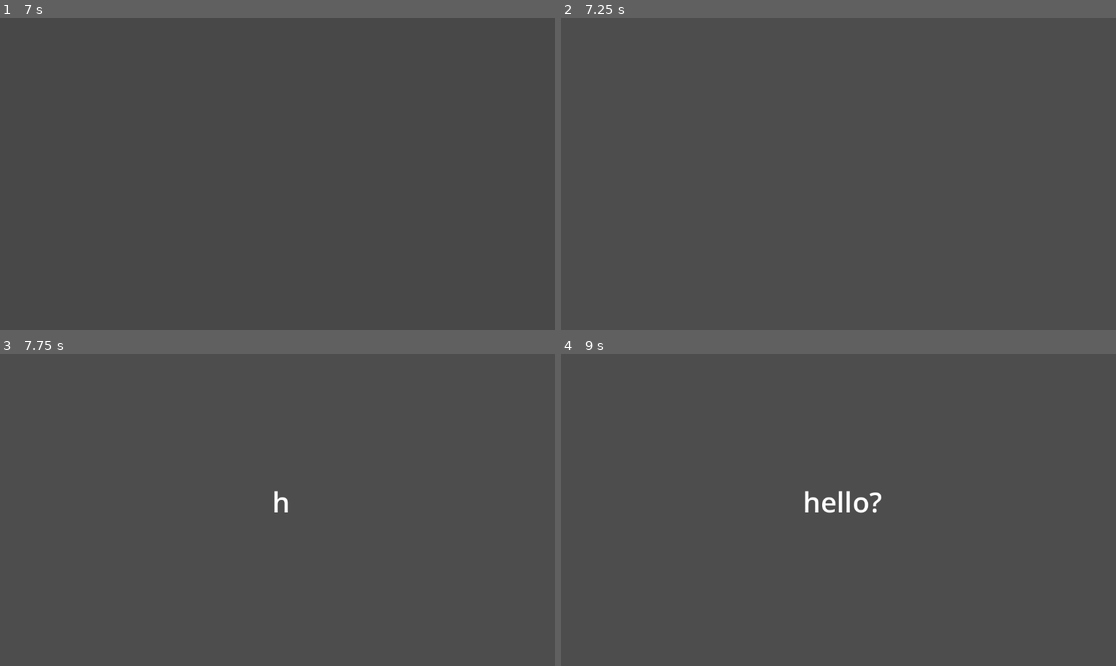
Above: before the commit, frames 1-4 (two rows, left to right).
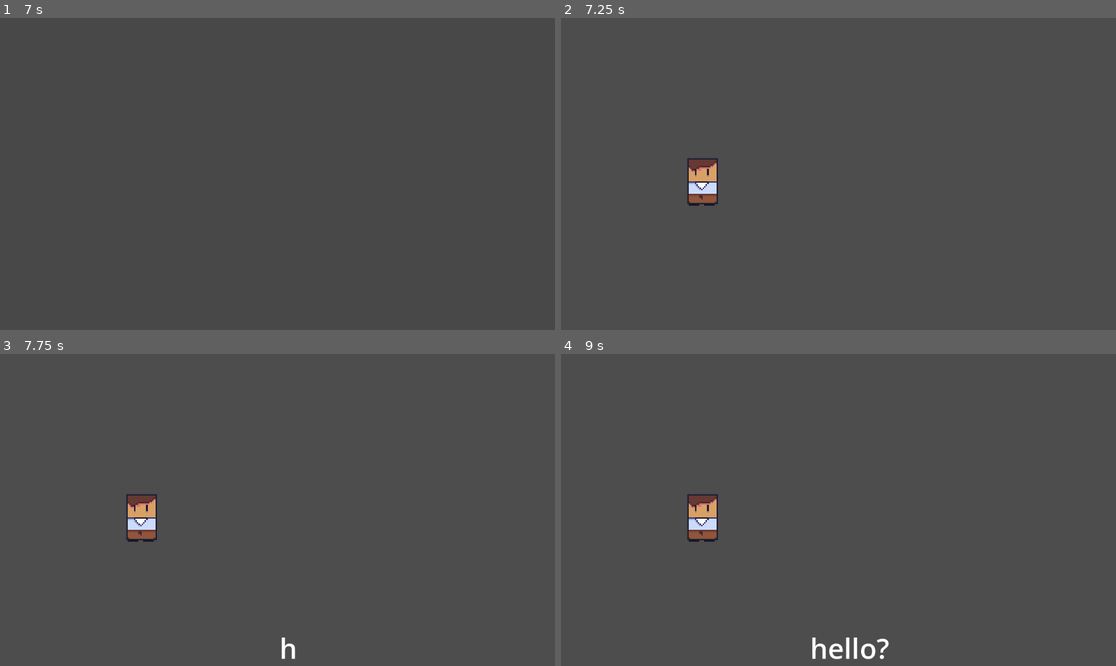
Above: after the commit, the same moments.

Repository: KenziiKen/STS_Gamified_V2
Game: Godot game, scene res://main_menu.tscn
The game is run twice, just before and just after one commit, with the same random seed, the same clock (stepped at 60 frames per second) and the same inputs.
Inputs:
- Up to frame 1 (7 s): click "CHAPTERS" at 0.5 s; click "< BACK" at 1.25 s; click "CREDITS" at 2 s; click "< BACK" at 2.75 s; click "START" at 3.5 s; click "START" at 4.25 s; hold D (right) 5.03-5.78 s; tap Enter at 5.75 s; hold S (down) 5.78-6.53 s; tap Space at 6.5 s; hold D (right) from 6.53 s (still down)
- Up to frame 2 (7.25 s): keep holding D (right)
- Up to frame 3 (7.75 s): release D (right) at 7.28 s; hold Up (ui_up) from 7.28 s (still down)
- Up to frame 4 (9 s): release Up (ui_up) at 8.03 s; hold A (left) from 8.03 s (still down)

Frame 1 is identical in both runs. In frame 2, 0.8% of the frame differs, in the area x 22-29%, y 44-61%; in frame 3, 1.0%; in frame 4, 1.6%, in the area x 22-60%, y 43-98%.

Commit message:
character stopping in cutscene script, removed redundant scripts, music during cutscene but was later removed

Diff:
--- a/alex.tscn
+++ b/alex.tscn
@@ -20,5 +20,4 @@
 shape = SubResource("RectangleShape2D_mfg46")
 
 [node name="Camera2D" type="Camera2D" parent="." unique_id=2109885875]
-visible = false
 zoom = Vector2(2.31, 2.31)
--- a/chapter.gd
+++ b/chapter.gd
@@ -6,6 +6,6 @@
 	pass # Replace with function body.
 
 func _on_back_pressed() -> void:
-	fade.transition_to_scene("res://main_menu.tscn")
+	#fade.transition_to_scene("res://main_menu.tscn")
 	get_tree().change_scene_to_file("res://main_menu.tscn")
 	pass # Replace with function body.
--- a/control.gd
+++ b/control.gd
@@ -1,16 +1,9 @@
 extends Control
-
 
 # Called when the node enters the scene tree for the first time.
 func _ready() -> void:
 	pass # Replace with function body.
 
-
-# Called every frame. 'delta' is the elapsed time since the previous frame.
-func _process(delta: float) -> void:
-	pass
-
-
 func _on_back_pressed() -> void:
 	get_tree().change_scene_to_file("res://main_menu.tscn")
 	pass # Replace with function body.
--- a/fade.gd
+++ b/fade.gd
@@ -1,11 +1,9 @@
 extends CanvasLayer
 @onready var color_rect: ColorRect = $ColorRect
-
 
 # Called when the node enters the scene tree for the first time.
 func _ready() -> void:
 	color_rect.color.a = 0.0
-	pass
 
 func fade_(target_alpha: float, duration: float = 1.0):
 	var tween = create_tween()
--- a/main_menu.gd
+++ b/main_menu.gd
@@ -6,13 +6,11 @@
 	pass # Replace with function body.
 
 func _on_start_pressed() -> void:
-	#fade.transition_to_scene("res://cutscn_1.tscn")
 	fade.transition_to_scene("res://scene_1.tscn")
 
 func _on_chapts_pressed() -> void:
 	#fade.transition_to_scene("res://chapter.tscn")
 	get_tree().change_scene_to_file("res://chapter.tscn")
-	#pass # Replace with function body.
 
 func _on_credits_pressed() -> void:
 	get_tree().change_scene_to_file("res://credits.tscn")
--- a/project.godot
+++ b/project.godot
@@ -14,6 +14,10 @@
 run/main_scene="uid://kq1m317dbkad"
 config/features=PackedStringArray("4.6", "Forward Plus")
 config/icon="res://icon.svg"
+
+[autoload]
+
+Audio="*uid://dt6vw6wmgg4gn"
 
 [input]
 
--- a/scene_1.gd
+++ b/scene_1.gd
@@ -1,22 +1,28 @@
 extends Control
 @onready var fade: AnimationPlayer = $AnimationPlayer
-#@onready var text_: RichTextLabel = $RichTextLabel
 @onready var text_: RichTextLabel = $CanvasLayer/RichTextLabel
+@onready var player: CharacterBody2D = $CanvasLayer/Alex
 
 var visible_text = 0
 
 # Called when the node enters the scene tree for the first time.
 func _ready() -> void:
+	Audio.get_node("/root/Audio").stream_paused = true
+	player.visible = false
+	if player:
+		player.velocity = Vector2.ZERO # Stops any lingering movement
+		player.set_physics_process(false)
 	text_.visible = false
 	fade.play("new_animation")
 	await fade.animation_finished
+	player.visible = true
 	text_.visible = true
 	# Start with hidden text
 	text_.visible_ratio = 0.0
-
 	# Animate the text to fully appear over 2 seconds (change 2.0 to speed it up or slow it down)
 	var txt = create_tween()
 	txt.tween_property(text_, "visible_ratio", 1.0, 2.0)
+
 
 	await txt.finished
 	text_.visible_ratio = 0.0
@@ -24,5 +30,6 @@
 	txt = create_tween()
 	txt.tween_property(text_, "visible_ratio", 1.0, 2.0)
 
-
-	pass # Replace with function body
+	await txt.finished
+	if player:
+		player.set_physics_process(true)
--- a/scene_1.tscn
+++ b/scene_1.tscn
@@ -1,6 +1,7 @@
 [gd_scene format=3 uid="uid://c5kcmk1yfcxyb"]
 
 [ext_resource type="Script" uid="uid://7w43gdiwb6ll" path="res://scene_1.gd" id="1_3sd7o"]
+[ext_resource type="PackedScene" uid="uid://dwgcx56yalawj" path="res://alex.tscn" id="2_3xosi"]
 
 [sub_resource type="Animation" id="Animation_wtcfe"]
 length = 0.001
@@ -65,10 +66,10 @@
 anchor_top = 0.5
 anchor_right = 0.5
 anchor_bottom = 0.5
-offset_left = -481.5
-offset_top = -57.0
-offset_right = 481.5
-offset_bottom = 57.0
+offset_left = -466.0
+offset_top = 247.0
+offset_right = 497.0
+offset_bottom = 361.0
 grow_horizontal = 2
 grow_vertical = 2
 size_flags_horizontal = 4
@@ -77,5 +78,8 @@
 bbcode_enabled = true
 text = "[center] hello? [/center]"
 
+[node name="Alex" parent="CanvasLayer" unique_id=1994583944 instance=ExtResource("2_3xosi")]
+position = Vector2(297, 338)
+
 [node name="AnimationPlayer" type="AnimationPlayer" parent="." unique_id=132913510]
 libraries/ = SubResource("AnimationLibrary_wtcfe")
